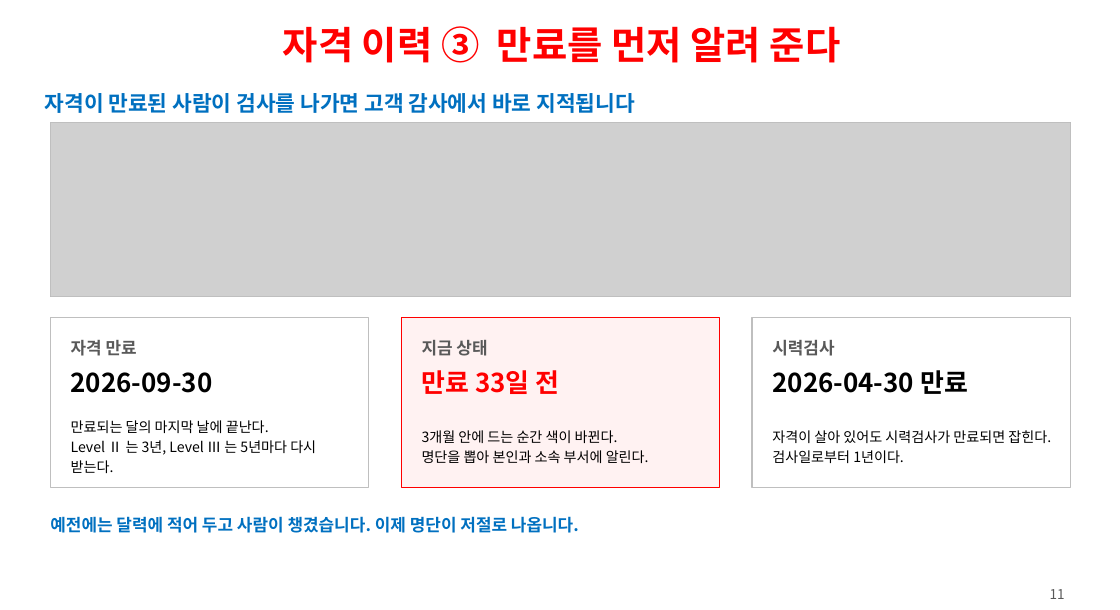
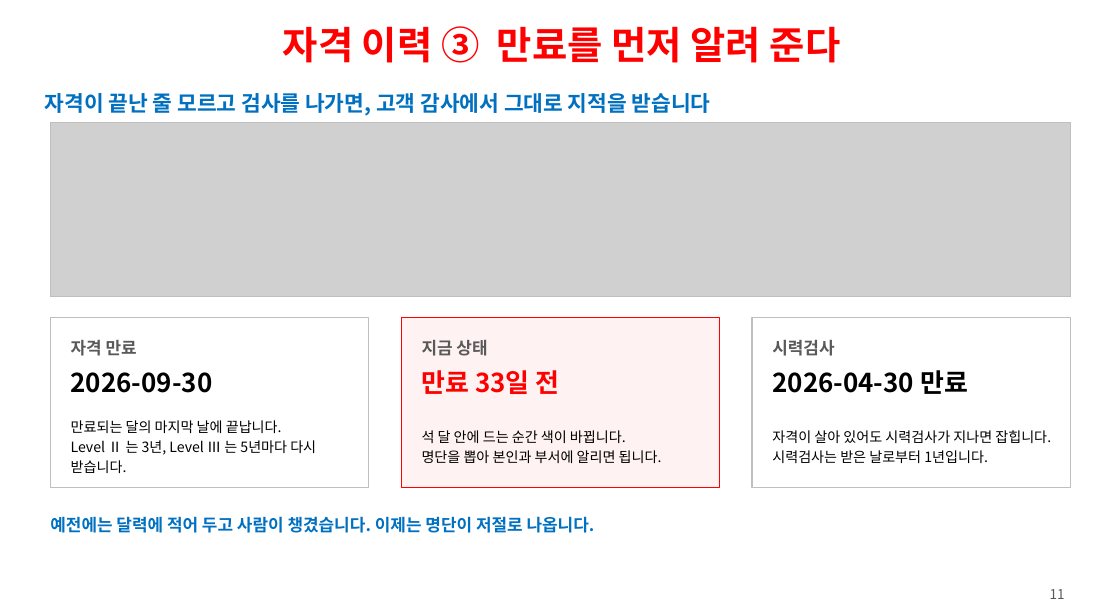
Before and after one commit to ys1277-sys/HIENDT-CBT, a slide deck: slide 11 of docs/발표자료-CBT-2026-08.pptx. Drawn at 1120x610 pixels with LibreOffice and Linux fonts; fonts in the diff are those of the drawing; grey boxes stand for pictures. Boxes give left, top, right and bottom in pixels: in the first picture for what was removed or moved away, otherwise in the second. Text is boxed around its words. In the diff, an @@ line names an element or a change of style, - is before the commit and + after.

```diff
--- a/docs/발표자료-CBT-2026-08.pptx
+++ b/docs/발표자료-CBT-2026-08.pptx
@@ text at <box>45,93,711,116</box>: text changed @@
-자격이 만료된 사람이 검사를 나가면 고객 감사에서 바로 지적됩니다
+자격이 끝난 줄 모르고 검사를 나가면, 고객 감사에서 그대로 지적을 받습니다
@@ text at <box>71,420,316,473</box>: text changed @@
-만료되는 달의 마지막 날에 끝난다.
-Level Ⅱ 는 3년, Level Ⅲ 는 5년마다 다시 받는다.
+만료되는 달의 마지막 날에 끝납니다.
+Level Ⅱ 는 3년, Level Ⅲ 는 5년마다 다시 받습니다.
@@ text at <box>422,430,662,463</box>: text changed @@
-3개월 안에 드는 순간 색이 바뀐다.
-명단을 뽑아 본인과 소속 부서에 알린다.
+석 달 안에 드는 순간 색이 바뀝니다.
+명단을 뽑아 본인과 부서에 알리면 됩니다.
@@ text at <box>772,430,1051,463</box>: text changed @@
-자격이 살아 있어도 시력검사가 만료되면 잡힌다.
-검사일로부터 1년이다.
+자격이 살아 있어도 시력검사가 지나면 잡힙니다.
+시력검사는 받은 날로부터 1년입니다.
@@ text at <box>50,516,595,533</box>: text changed @@
-예전에는 달력에 적어 두고 사람이 챙겼습니다. 이제 명단이 저절로 나옵니다.
+예전에는 달력에 적어 두고 사람이 챙겼습니다. 이제는 명단이 저절로 나옵니다.
```
Also in this commit, not shown: 27 other slides changed, 1 other file.
